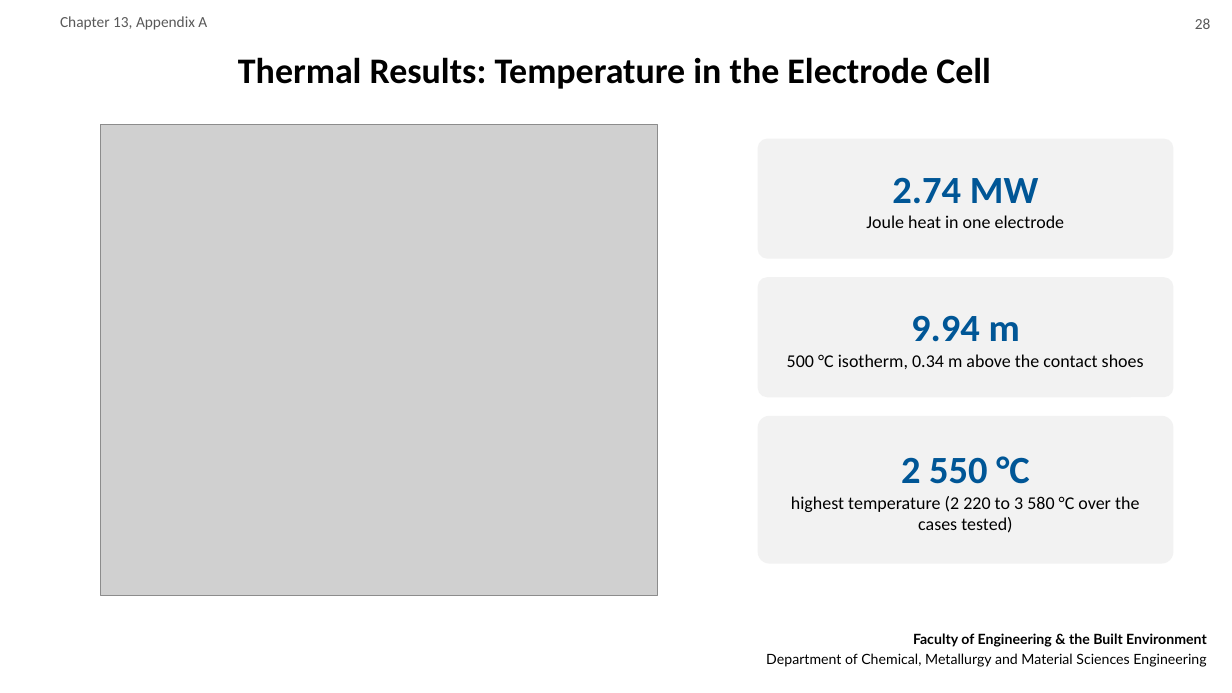
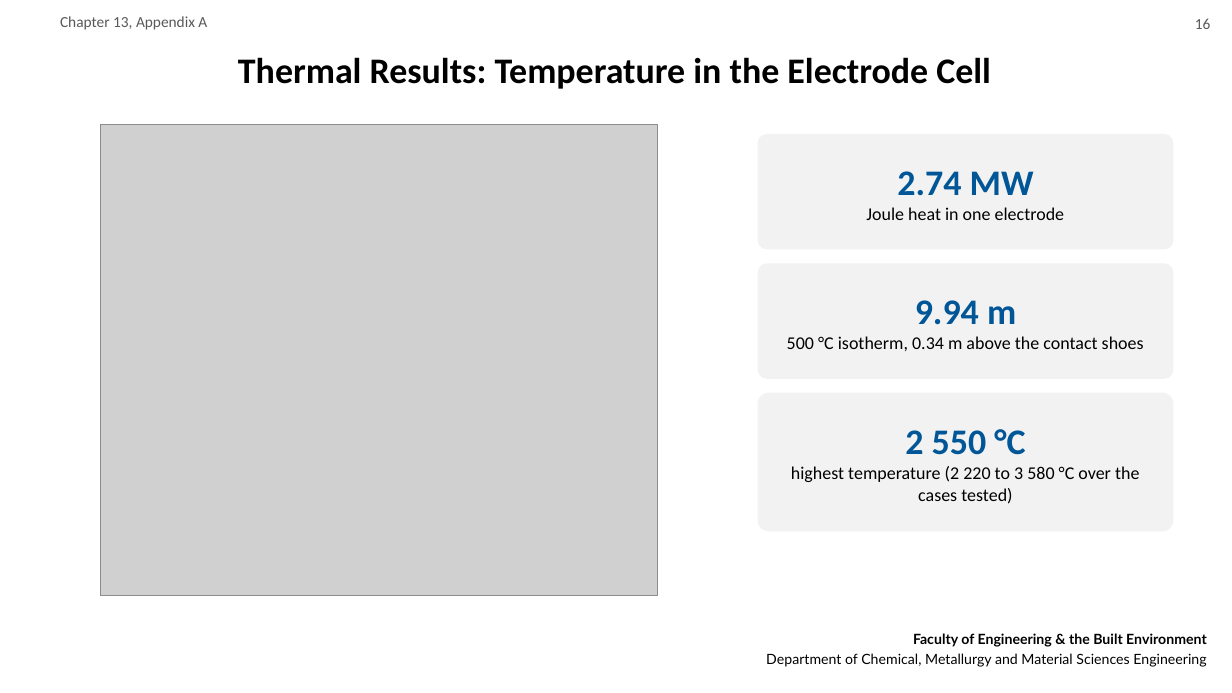
Before and after one commit to motsemmetebogo6-blip/START-UP, a slide deck: slide 16 of deliverables/MPG118S_Final_Presentation.pptx (slide 28 before the commit). Drawn at 1232x693 pixels with LibreOffice and Linux fonts; fonts in the diff are those of the drawing; grey boxes stand for pictures; background and template pictures are left out. Boxes give left, top, right and bottom in pixels: in the first picture for what was removed or moved away, otherwise in the second. Text is boxed around its words. In the diff, an @@ line names an element or a change of style, - is before the commit and + after.

```diff
--- a/deliverables/MPG118S_Final_Presentation.pptx
+++ b/deliverables/MPG118S_Final_Presentation.pptx
@@ text at [1195, 18, 1211, 29]: text changed @@
-28
+16
@@ rounded rectangle "2.74 MW": place and size @@
-rounded rectangle "2.74 MW" at [758, 139, 1174, 259]
+rounded rectangle "2.74 MW" at [758, 134, 1174, 250]
@@ text in rounded rectangle at [897, 171, 1034, 196]: size 30 to 28 pt in "2.74 MW" @@
@@ rounded rectangle "9.94 m": place and size @@
-rounded rectangle "9.94 m" at [758, 277, 1174, 397]
+rounded rectangle "9.94 m" at [758, 263, 1174, 379]
@@ text in rounded rectangle at [915, 300, 1016, 325]: size 30 to 28 pt in "9.94 m" @@
@@ rounded rectangle "2 550 °C": place and size @@
-rounded rectangle "2 550 °C" at [758, 416, 1174, 564]
+rounded rectangle "2 550 °C" at [758, 393, 1174, 531]
@@ text in rounded rectangle at [905, 429, 1025, 455]: size 30 to 28 pt in "2 550 °C" @@
```
Also in this commit, not shown: 16 other slides changed, 4 slides added, 30 slides removed, 3 other files.
